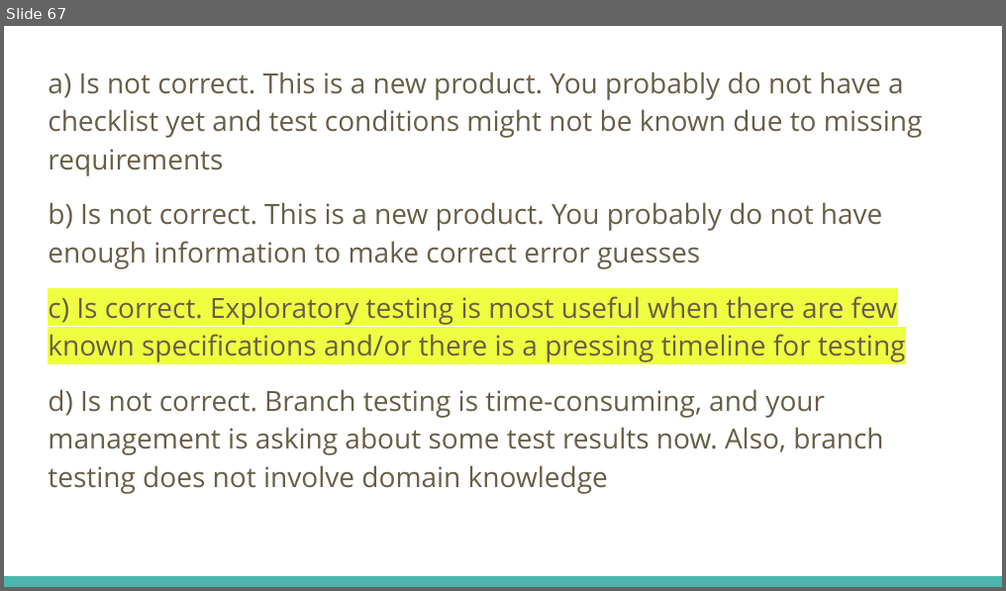
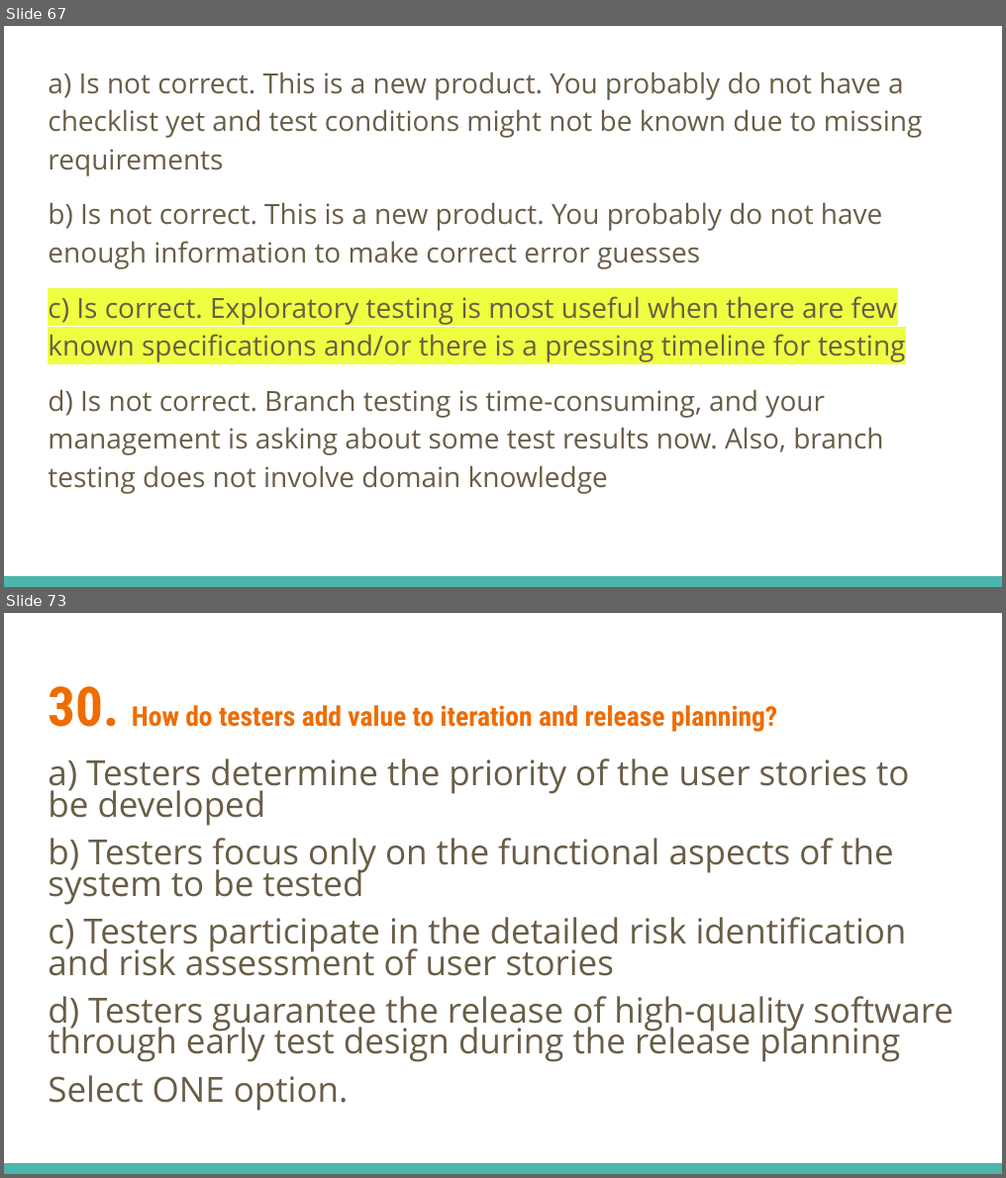
Before and after one commit to fawadmalik/istqb, a slide deck: ISTQB Foundation Level Preparation.pptx. Shown one above the other, each under a label of ours: slide 67 before the commit, slides 67 and 73 after it; the slides between them are not shown. The pictures are 1006x591 and 1006x1178 pixels, drawn with LibreOffice and Linux fonts; fonts in the diff are those of the drawing. Boxes give left, top, right and bottom in pixels: in the first picture for what was removed or moved away, otherwise in the second. Text is boxed around its words. In the diff, an @@ line names an element or a change of style, - is before the commit and + after.

```diff
--- a/ISTQB Foundation Level Preparation.pptx
+++ b/ISTQB Foundation Level Preparation.pptx
@@ slide 73 added at (4, 613, 1002, 1174), background #FFFFFF; not listed: 1 template element that a slide beside it also shows @@
@@ title added at (48, 686, 777, 732), 19.7 pt, text #EF6C00, bold @@
+30. How do testers add value to iteration and release planning?
@@ text added at (48, 759, 953, 1111), 25 pt, text #695D46 @@
+a) Testers determine the priority of the user stories to be developed
+b) Testers focus only on the functional aspects of the system to be tested
+c) Testers participate in the detailed risk identification and risk assessment of user stories
+d) Testers guarantee the release of high-quality software through early test design during the release planning
+Select ONE option.
```
Also in this commit, not shown: 6 other slides added.
